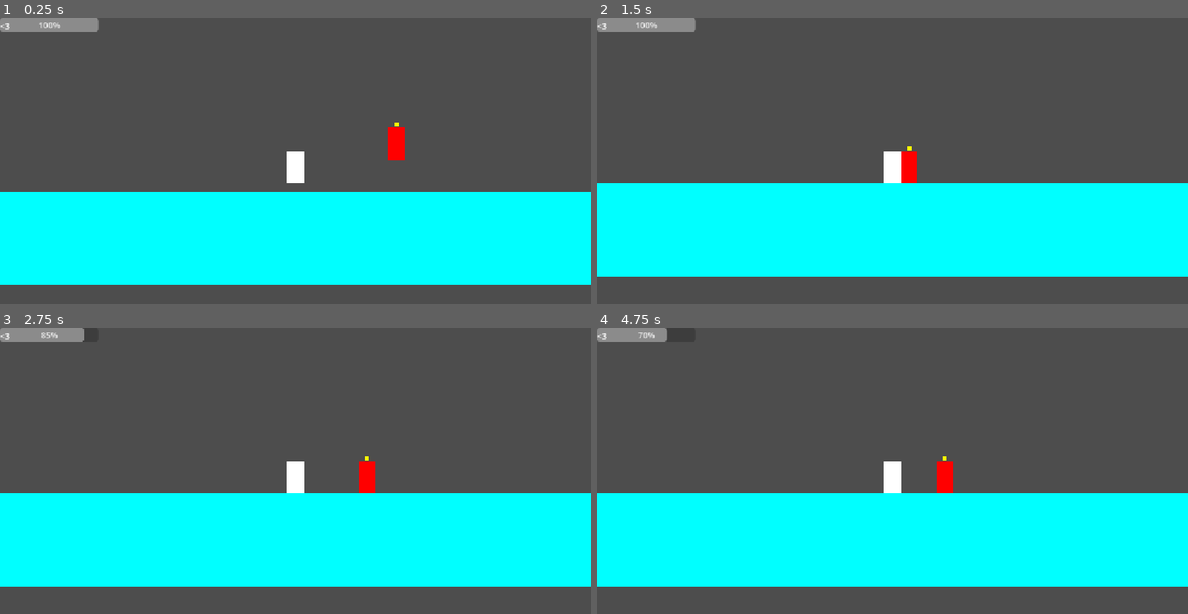
Above: before the commit, frames 1-4 (two rows, left to right).
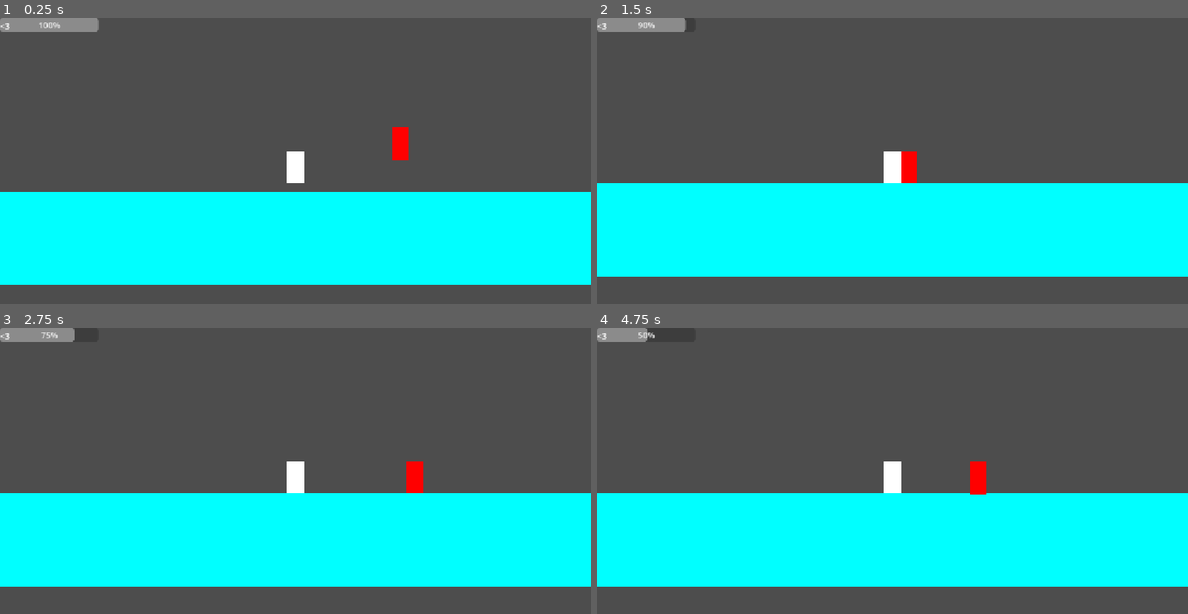
Above: after the commit, the same moments.

Repository: MananSharma12/spin-to-sin
Game: Godot game, scene res://scenes/combat_arena_base.tscn
Same seed, same stepped clock (60 frames per second), same inputs: the game is played once before the commit and once after it.
Inputs (mouse positions are in pixels of both pictures, inside the frame that each line leads up to):
- Up to frame 1 (0.25 s): no input
- Up to frame 2 (1.5 s): tap Enter at 0.5 s; move the mouse to (1022, 166) at 0.52 s; press the mouse at (1022, 166) at 0.53 s; hold D (move_right) from 0.53 s (still down); move the mouse to (774, 201) at 1.27 s; release the mouse at (774, 201) at 1.28 s; click (774, 201) at 1.35 s
- Up to frame 3 (2.75 s): move the mouse to (354, 419) at 2.02 s; release D (move_right) at 2.03 s; press the mouse at (354, 419) at 2.03 s; hold A (move_left) from 2.03 s (still down); tap H at 2.1 s
- Up to frame 4 (4.75 s): move the mouse to (862, 559) at 2.77 s; release A (move_left) at 2.78 s; release the mouse at (862, 559) at 2.78 s; hold D (move_right) 2.78-4.28 s; click (862, 559) at 2.85 s; move the mouse to (1069, 542) at 3.52 s; press the mouse at (1069, 542) at 3.53 s; move the mouse to (715, 445) at 4.27 s; release the mouse at (715, 445) at 4.28 s; hold A (move_left) from 4.28 s (still down); tap H at 4.35 s; click (715, 445) at 4.55 s

The runs differ from the first frame. In frame 1, 0.2% of the frame differs, in the area x 65-70%, y 36-50%; in frame 2, 0.1%; in frame 3, 0.7%; in frame 4, 0.8%, in the area x 7-66%, y 0-59%.

Commit message:
feat: enemy counter indicator

Diff:
--- a/entities/enemy/enemy_base.gd
+++ b/entities/enemy/enemy_base.gd
@@ -1,32 +1,107 @@
 extends CharacterBody2D
 
-@export var speed: float = 150.0
+enum State { STALKING, TELL, STRIKING, COOLDOWN }
 
-@onready var counter_indicator: ColorRect = $ColorRect2
+@export var speed: float = 120.0
+@export var attack_range: float = 45.0 # Distance in pixels to trigger the attack
+@export var tell_duration: float = 0.6 # How long the yellow box flashes before the hit
+@export var cooldown_duration: float = 1.2 # Break between attacks
 
+@onready var counter_indicator: ColorRect = $CounterIndicator
+
+var current_state: State = State.STALKING
 var player: CharacterBody2D = null
 
+# Timers tracked via delta accumulation to avoid requiring extra scene nodes
+var tell_timer: float = 0.0
+var cooldown_timer: float = 0.0
+var flash_timer: float = 0.0
+
 func _ready() -> void:
-	# Initial attempt to locate the player
+	counter_indicator.visible = false
 	find_player_target()
 
 func _physics_process(delta: float) -> void:
 	if not is_on_floor():
 		velocity += get_gravity() * delta
 
-	# Dynamic Fallback: If player is missing, keep hunting for the group node
+	# Dynamic target acquisition fallback
 	if not player or not is_instance_valid(player):
 		find_player_target()
 		velocity.x = move_toward(velocity.x, 0, speed)
 		move_and_slide()
-		return # Stop executing further tracking tracking logic this frame
+		return
 
-	# Horizontal Target Tracking AI
-	var direction_to_target = sign(player.global_position.x - global_position.x)
-	velocity.x = direction_to_target * speed
+	# State Machine Processing
+	match current_state:
+		State.STALKING:
+			handle_stalking_state()
 
-	# Execute physics movement
+		State.TELL:
+			handle_tell_state(delta)
+
+		State.STRIKING:
+			handle_striking_state()
+
+		State.COOLDOWN:
+			handle_cooldown_state(delta)
+
 	move_and_slide()
+
+# --- State Logic Functions ---
+
+func handle_stalking_state() -> void:
+	var distance_to_player = global_position.distance_to(player.global_position)
+
+	# If close enough, halt and trigger the visual wind-up tell
+	if distance_to_player <= attack_range:
+		current_state = State.TELL
+		tell_timer = tell_duration
+		velocity.x = 0
+		print("Enemy triggered attack tell!")
+		return
+
+	# Otherwise, continue marching toward the target
+	var direction = sign(player.global_position.x - global_position.x)
+	velocity.x = direction * speed
+
+func handle_tell_state(delta: float) -> void:
+	velocity.x = 0 # Remain completely locked in place during wind-up
+	tell_timer -= delta
+
+	# Code-driven flashing effect: toggle visibility every 0.07 seconds
+	flash_timer += delta
+	if flash_timer >= 0.07:
+		counter_indicator.visible = not counter_indicator.visible
+		flash_timer = 0.0
+
+	# Wind-up over! Proceed to deliver the blow
+	if tell_timer <= 0.0:
+		current_state = State.STRIKING
+
+func handle_striking_state() -> void:
+	counter_indicator.visible = false # Turn off indicator now that strike is active
+	print("Enemy swung weapon!")
+
+	# Check if player is still within range when the strike lands
+	var distance_to_player = global_position.distance_to(player.global_position)
+	if distance_to_player <= attack_range + 10.0: # Slight grace threshold for tracking
+		var player_health = player.get_node_or_null("HealthComponent") as HealthComponent
+		if player_health:
+			print("Enemy successfully damaged the Player!")
+			player_health.damage(10.0) # Deals 10 standard damage to the player pool
+
+	# Enter cooldown phase immediately following attack execution
+	current_state = State.COOLDOWN
+	cooldown_timer = cooldown_duration
+
+func handle_cooldown_state(delta: float) -> void:
+	velocity.x = 0
+	cooldown_timer -= delta
+	if cooldown_timer <= 0.0:
+		current_state = State.STALKING
+
+# --- Helper Utilities ---
 
 func find_player_target() -> void:
 	player = get_tree().get_first_node_in_group("player") as CharacterBody2D
